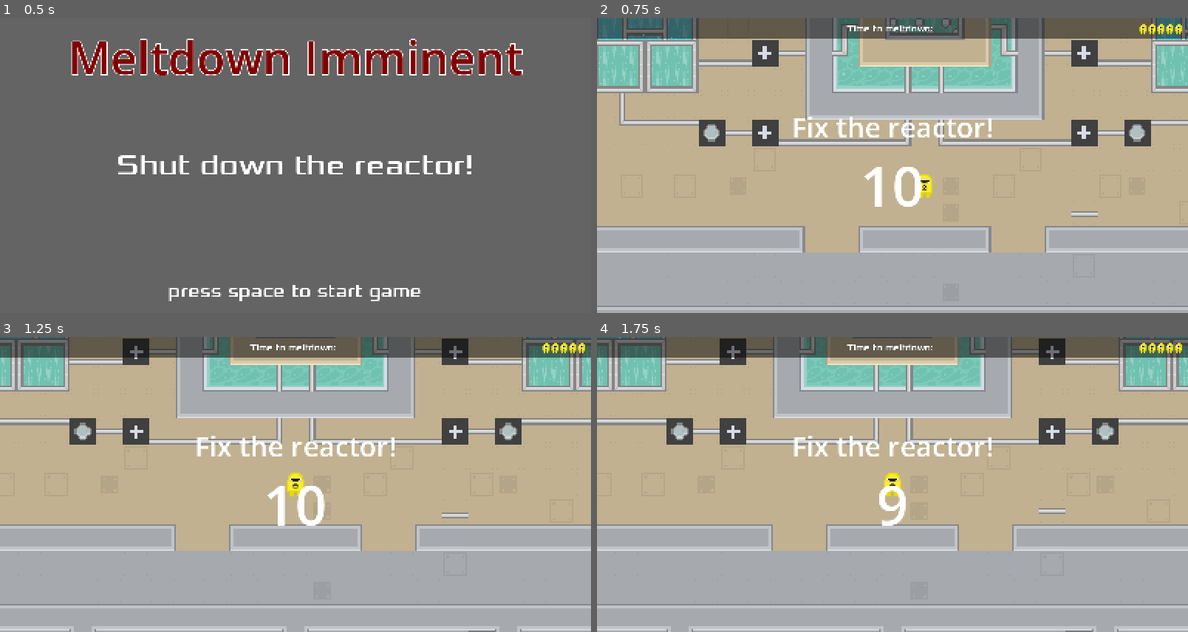
Above: before the commit, frames 1-4 (two rows, left to right).
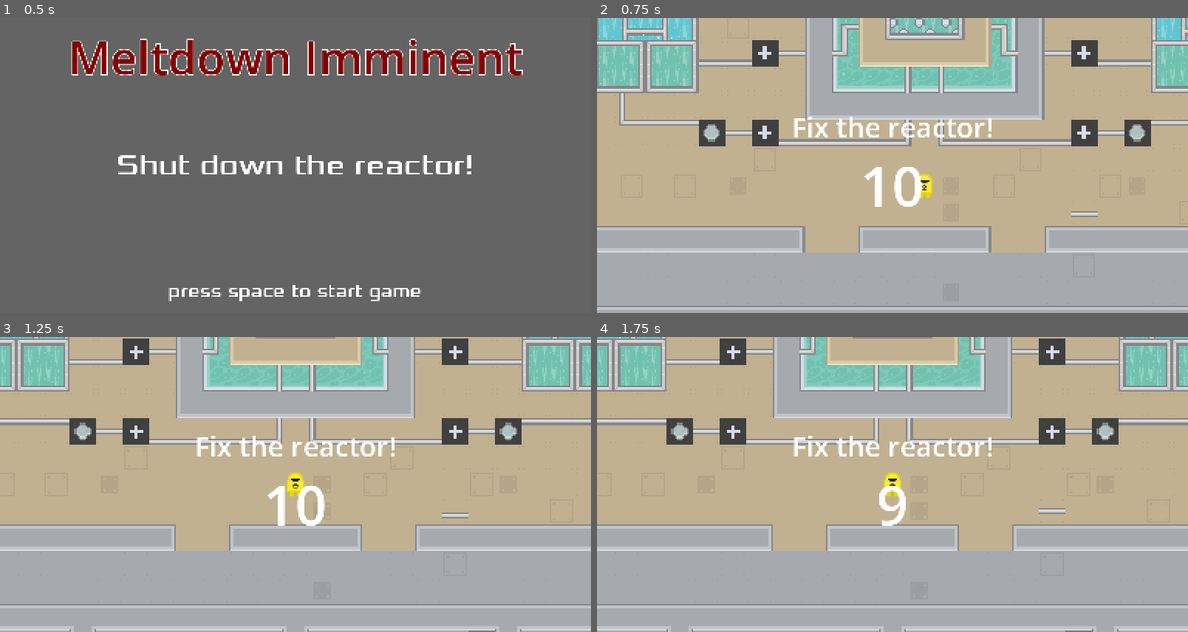
Above: after the commit, the same moments.

Repository: zabuuq/imminent-meltdown
Game: Godot game, scene res://scenes/start_screen.tscn
The game is run twice, just before and just after one commit, with the same random seed, the same clock (stepped at 60 frames per second) and the same inputs.
Inputs:
- Up to frame 1 (0.5 s): no input
- Up to frame 2 (0.75 s): tap Space (drop_item) at 0.5, 0.6 s; hold Right (move_right) from 0.53 s (still down)
- Up to frame 3 (1.25 s): keep holding Right (move_right); tap Enter (ui_accept) at 0.77 s
- Up to frame 4 (1.75 s): keep holding Right (move_right); tap Space (drop_item) at 1.35 s; tap Enter (ui_accept) at 1.52 s

Frame 1 is identical in both runs. In frame 2, 7.0% of the frame differs, in the area x 0-100%, y 0-7%; in frame 3, 7.0%; in frame 4, 7.0%.

Commit message:
Hide top hud until game starts

Diff:
--- a/scenes/hud.tscn
+++ b/scenes/hud.tscn
@@ -40,6 +40,7 @@
 script = ExtResource("1_64ctp")
 
 [node name="TimerMargin" type="MarginContainer" parent="." unique_id=270866557]
+visible = false
 anchors_preset = 10
 anchor_right = 1.0
 offset_bottom = 58.0
@@ -67,6 +68,7 @@
 theme_override_font_sizes/font_size = 36
 
 [node name="LivesMargin" type="MarginContainer" parent="." unique_id=137796289]
+visible = false
 anchors_preset = 1
 anchor_left = 1.0
 anchor_right = 1.0
--- a/scenes/main.gd
+++ b/scenes/main.gd
@@ -32,6 +32,8 @@
 func _on_start_timer_timeout() -> void:
 	$HUD.get_node("MessageContainer/VBoxContainer/Countdown").text = ""
 	$HUD.get_node("MessageContainer/VBoxContainer/Message").text = ""
+	$HUD.get_node("TimerMargin").show()
+	$HUD.get_node("LivesMargin").show()
 	$RadWorker/MobSpawnTimer.start()
 	$MeltdownTimer.start()
 	$Player/Player.start_moving()
